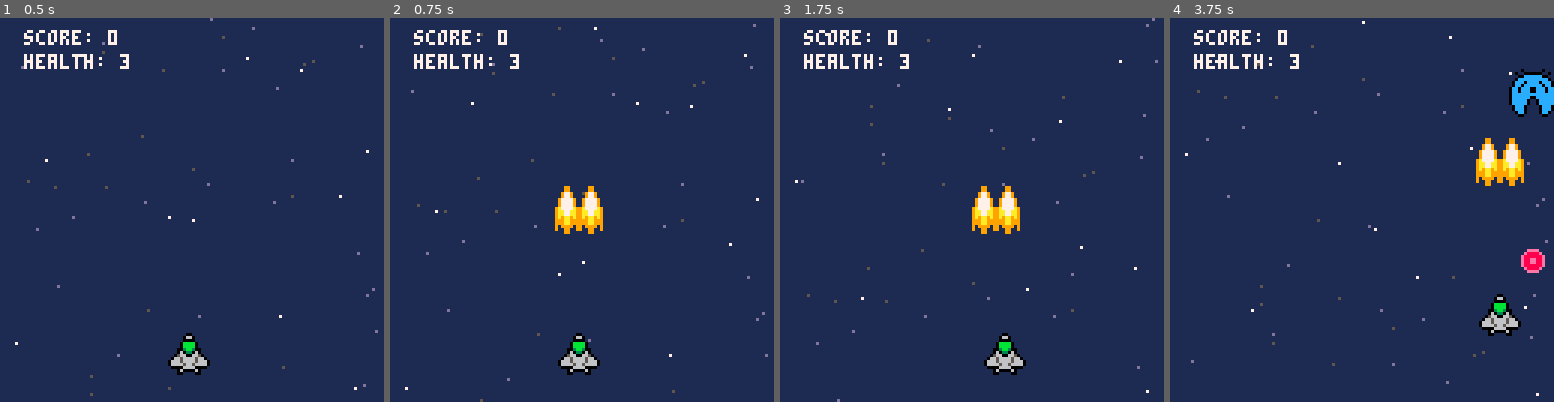
Above: before the commit, frames 1-4 (left to right).
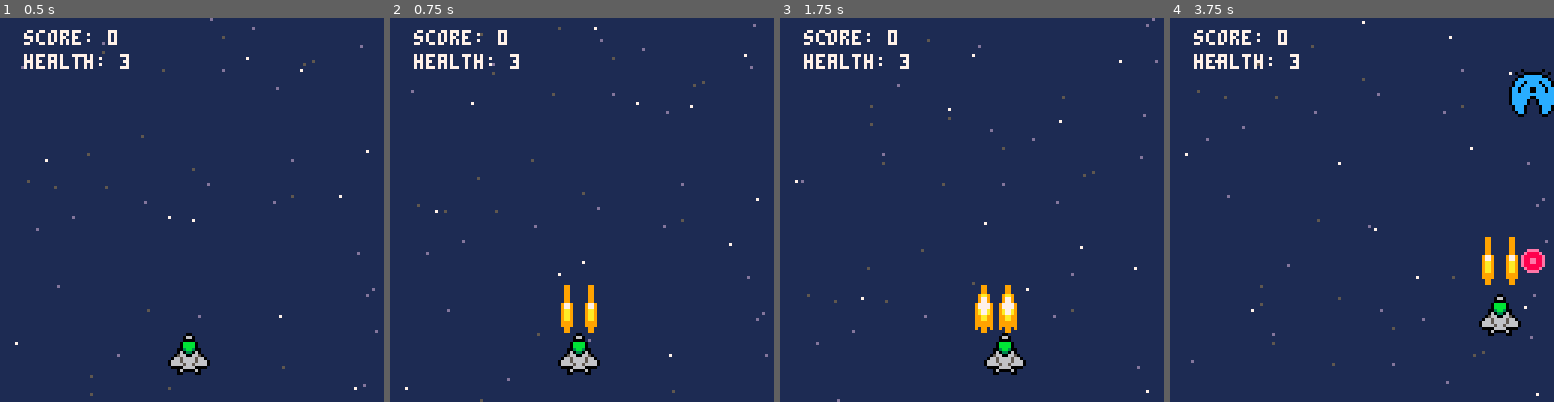
Above: after the commit, the same moments.

Repository: djc5627/pico8-first-game
Game: PICO-8 cartridge first_game.p8
Same seed, same stepped clock (60 frames per second), same inputs: the game is played once before the commit and once after it.
Inputs:
- Up to frame 1 (0.5 s): tap X (X key) at 0.33 s
- Up to frame 2 (0.75 s): tap O (Z key) at 0.7 s
- Up to frame 3 (1.75 s): tap X (X key) at 1.07 s; hold Right from 1.6 s (still down); tap O (Z key) at 1.7 s
- Up to frame 4 (3.75 s): tap X (X key) at 1.85, 2.97 s; release Right at 2.1 s; tap O (Z key) every 0.4 s from 2.1 to 3.7 s; hold Up 2.15-2.42 s; hold Right 2.47-3.03 s; hold Left 3.08-3.58 s; hold Down from 3.63 s (still down)

Frame 1 is identical in both runs. In frame 2, 1.7% of the frame differs, in the area x 42-56%, y 43-83%; in frame 3, 2.0%, in the area x 50-63%, y 43-83%; in frame 4, 1.7%.

Commit message:
Implement animation system for player bullets. Adjust player bullet speed and delay. Make shoot delay based on frame instead of time.

Diff:
--- a/first_game.p8
+++ b/first_game.p8
@@ -11,6 +11,7 @@
 #include src/enemy_spawner.lua
 #include src/bullet.lua
 #include src/sprite.lua
+#include src/animation.lua
 __gfx__
 11111110111911919111111111111111111111111111111111111111111111111111111111111111111111111111111111111111111111111111111111111111
 11111106111911919111111111111111111111111111111111111111111111111111111111111111111111111111111111111111111111111111111111111111
--- /dev/null
+++ b/src/animation.lua
@@ -0,0 +1,5 @@
+-- Helper method to cycle animation
+function cyc(age, anis, arr)
+    local anis = anis or 1 -- default speed to 1 if not passed
+    return arr[(age\anis-1) % #arr+1]
+end
--- a/src/bullet.lua
+++ b/src/bullet.lua
@@ -1,15 +1,31 @@
 player_bullets = {}
 enemy_bullets = {}
 
-function _add_bullet(table, x, y, spdx, spdy, hw, hh, si)
-    add(table, {
+function _add_player_bullet(x, y, spdx, spdy, hw, hh)
+    add(player_bullets, {
         x=x,
         y=y,
         spdx=spdx,
         spdy=spdy,
         hw=hw, --hitbox width
         hh=hh, --hitbox height
-        si=si  --sprite index
+        ani={2,6,7}, --sprite anim keys
+        anis=4, --anim speed
+        age=T%9+1 --Add random offset based on frame
+    })
+end
+
+function _add_enemy_bullet(x, y, spdx, spdy, hw, hh)
+    add(enemy_bullets, {
+        x=x,
+        y=y,
+        spdx=spdx,
+        spdy=spdy,
+        hw=hw, --hitbox width
+        hh=hh, --hitbox height
+        ani={5}, --sprite anim keys
+        anis=1, --anim speed
+        age=0 --anim current age
     })
 end
 
@@ -17,7 +33,9 @@
     for s in all(table) do
         s.x += s.spdx
         s.y += s.spdy
-        --todo update animation here
+
+        -- Update anim
+        s.age+=1
 
         if s.y<-16 or s.y > 136 then
             del(table,s)
@@ -27,7 +45,7 @@
 
 function _draw_bullets(table)
     for b in all(table) do
-        _draw_sprite(b.si, b.x, b.y)
+        _draw_sprite_anim(b)
         if debug then
             pset(b.x, b.y, 8)
             rect(b.x-b.hw/2, b.y-b.hh/2, b.x+b.hw/2, b.y+b.hh/2, 7)
--- a/src/enemy.lua
+++ b/src/enemy.lua
@@ -19,7 +19,7 @@
         -- Shooting
         if time() - e.last_shoot_time > e.shoot_delay then
             e.last_shoot_time = time()
-            _add_bullet(enemy_bullets, e.x, e.y + 8, 0, 1, 3, 3, 5)
+            _add_enemy_bullet(e.x, e.y + 8, 0, 1, 3, 3)
         end
 
         -- Collisions
--- a/src/main.lua
+++ b/src/main.lua
@@ -16,7 +16,7 @@
 
 --- Working
 -- [] Implement sprite animations
-  -- [] Bullet animations
+  -- [X] Bullet animations
   -- [] Enemy animations
 -- [] Implement particle system
   -- [] Muzzle flash Sprite particle (Plock to attach to player)
@@ -46,6 +46,7 @@
 game_states = {"playing", "game_over"}
 state = "playing"
 debug = false
+T=0     --global frame counter
 
 
 function _init()
@@ -57,6 +58,7 @@
 end
 
 function _update60()
+    T+=1
     -- Restart Game when over
     if state == "game_over" then
         if btnp(4) or btnp(5) then
--- a/src/player.lua
+++ b/src/player.lua
@@ -37,8 +37,9 @@
 p_speed = 1.4
 p_hw = 8 -- hitbox width
 p_hh = 8 -- hitbox height
-p_shoot_delay = 0.2
-p_last_shoot_time = 0
+p_shoot_speed = -4
+p_shoot_delay = 5
+p_last_shoot_frame = 0
 p_last_dir = 0
 
 
@@ -67,10 +68,10 @@
 
 function _shoot()
     -- Only shoot if delay has passed since the last shot
-    if btn(4) and time() - p_last_shoot_time >= p_shoot_delay then
-        _add_bullet(player_bullets, p_x-4, p_y - 4, 0, -15, 8, 16, 2)
-        _add_bullet(player_bullets, p_x+4, p_y - 4, 0, -15, 8, 16, 2)
-        p_last_shoot_time = time()
+    if btn(4) and T - p_last_shoot_frame >= p_shoot_delay then
+        _add_player_bullet( p_x-4, p_y - 4, 0, p_shoot_speed, 8, 16)
+        _add_player_bullet( p_x+4, p_y - 4, 0, p_shoot_speed, 8, 16)
+        p_last_shoot_frame = T
         sfx(1)
      end
 end
--- a/src/sprite.lua
+++ b/src/sprite.lua
@@ -13,7 +13,9 @@
     {8, 0, 4, 16, true, 4, 8}, -- 2) Player Bullet
     {0, 16, 8, 16, true, 8, 8}, -- 3) Enemy1
     {8, 16, 8, 16, true, 8, 8}, -- 4) Enemy2
-    {16, 16, 8, 8, false, 4, 4} -- 5) Enemy Bullet
+    {16, 16, 8, 8, false, 4, 4}, -- 5) Enemy Bullet
+    {12, 0, 3, 16, true, 3, 8}, -- 6) Player Bullet 2
+    {15, 0, 2, 16, true, 2, 8}, -- 7) Player Bullet 3
 }
 
 function _draw_sprite(index, x, y)
@@ -48,3 +50,8 @@
             )
     end
 end
+
+-- Wrapper to draw sprite that is animated
+function _draw_sprite_anim(obj)
+    _draw_sprite(cyc(obj.age, obj.anis, obj.ani), obj.x, obj.y)
+end
